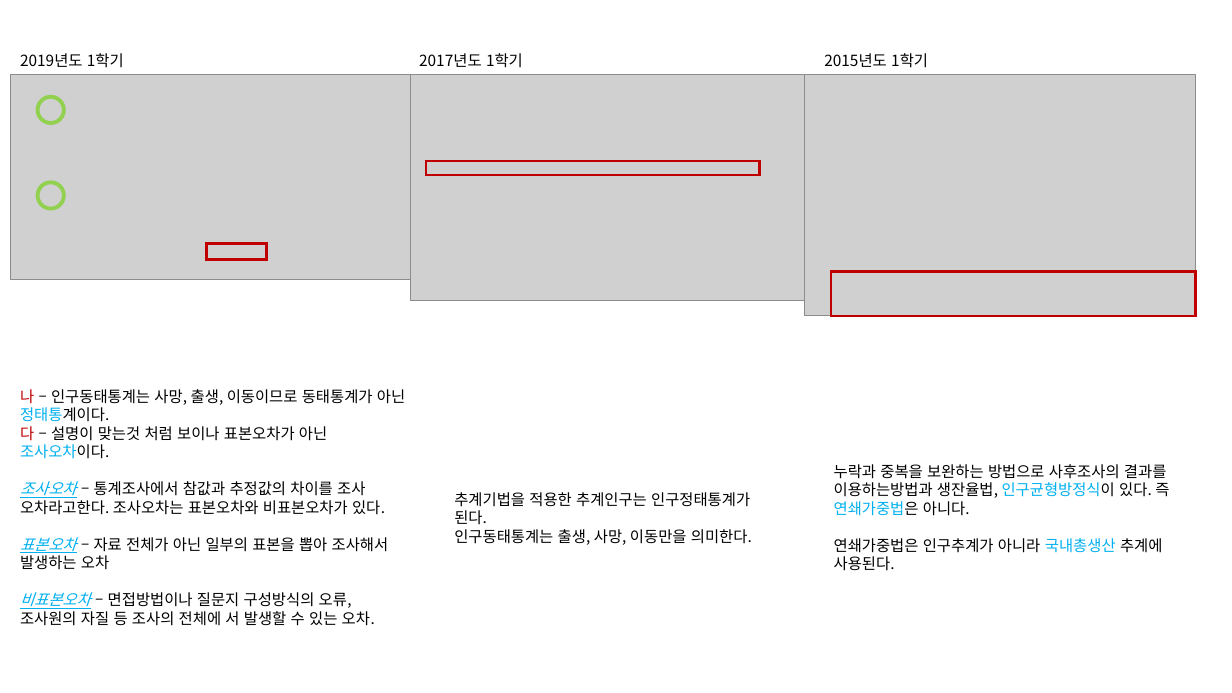
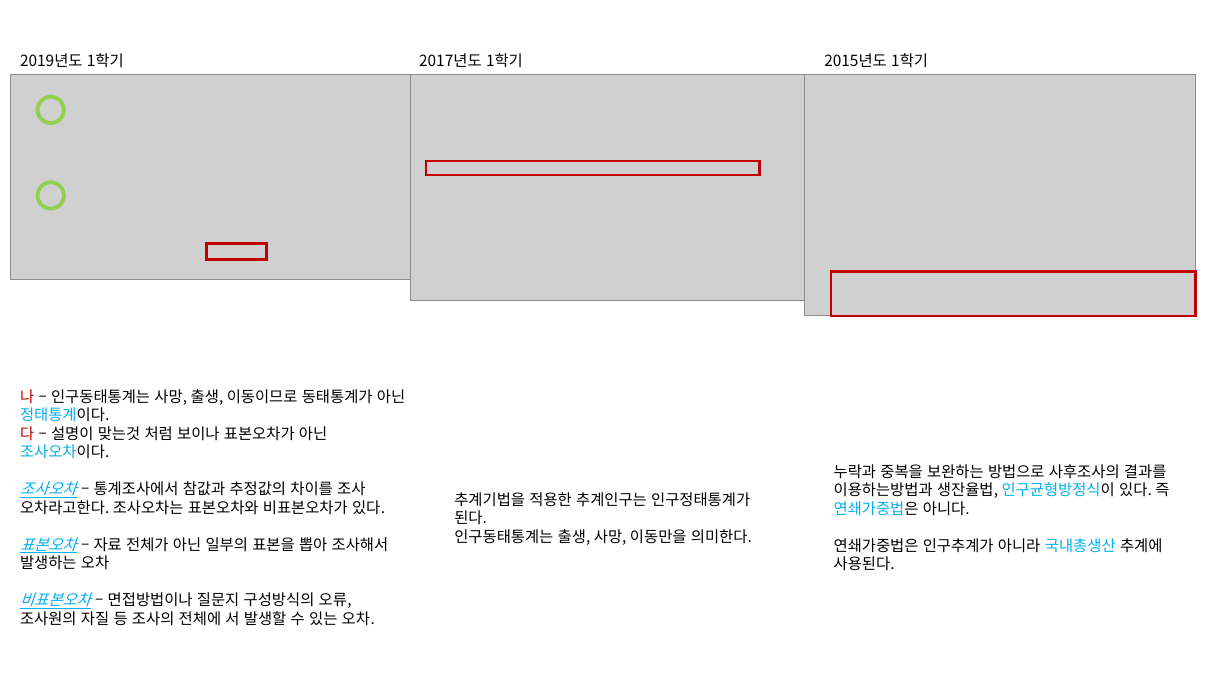
Before and after one commit to KNOU-STUDY/KNOU-UNDERSTANDING-NATIONAL-STATISTICS, a slide deck: slide 13 of previous_question/2장-인구통계.pptx. Drawn at 1232x693 pixels with LibreOffice and Linux fonts; fonts in the diff are those of the drawing; grey boxes stand for pictures. Boxes give left, top, right and bottom in pixels: in the first picture for what was removed or moved away, otherwise in the second. Text is boxed around its words. In the diff, an @@ line names an element or a change of style, - is before the commit and + after.

```diff
--- a/previous_question/2장-인구통계.pptx
+++ b/previous_question/2장-인구통계.pptx
@@ text at box(20, 389, 405, 422): text colour #000000 to #00B0F0 in "정태통계이다." @@
```
Also in this commit, not shown: 3 other slides changed, 1 other file.
